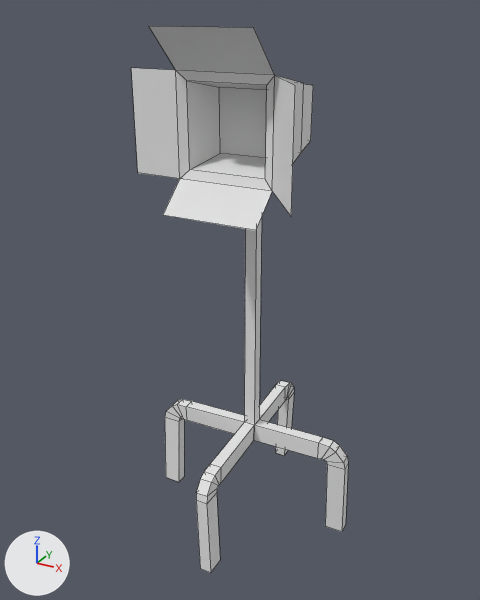
The Blender file Assets/Models/Objects/Zaima_lighting.blend as it was, and as the next commit left it.
Before and after are seen from a 50 mm camera at (3.62, -6.81, 6.65) aimed at (-0.13, 0.02, 3.24). Lighting does not change. The marker at lower left points along +X, +Y and +Z. Mesh edges are drawn as thin lines.
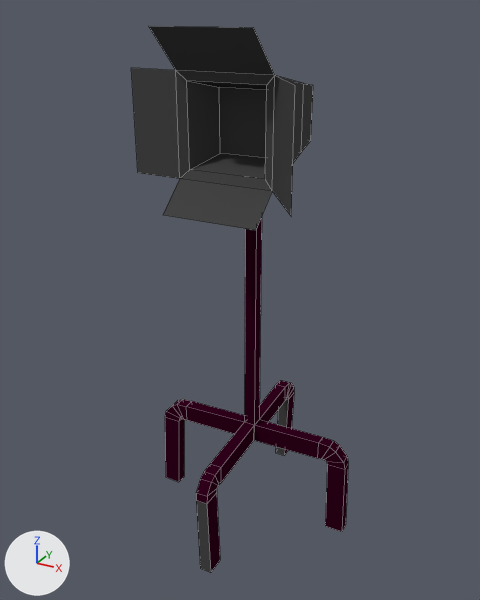
Patch to the scene script:
```diff
--- a/Assets/Models/Objects/Zaima_lighting.blend.py
+++ b/Assets/Models/Objects/Zaima_lighting.blend.py
@@ mat_lightstandleg @@
+mat_lightstandleg = diffuse_material('lightstandleg')
+mat_lightstandleg.base_color = (0.0311, 0.0, 0.0115)  # dark purple #31001c
@@ mat_lightinghead @@
+mat_lightinghead = diffuse_material('lightinghead')
+mat_lightinghead.base_color = (0.0637, 0.0637, 0.0637)  # dark grey #474747
@@ me_cube @@
 me_cube.from_pydata(...)  # 160 vertices, 140 faces; spans x -2.4..2.4, y -2.34..2.66, z -9.34..1.76
 # used by ob_cube; location = (0.0, 0.0, 5.46); scale = (0.583, 0.583, 0.583)
+# me_cube part 1: all 29 faces centred in x -1.51..1.49, y -1.65..1.72, z -1.28..1.38 switch from mat_material (white #e7e7e7) to mat_lightinghead (dark grey #474747)
+# me_cube part 2: all 2 faces centred in x -0.15..-0.11, y 2.21..2.24, z -8.41..-7.44 switch from mat_material (white #e7e7e7) to mat_lightinghead (dark grey #474747)
+# me_cube part 3: the 1 face centred in x 0.17, y -2.32, z -8.41 switches from mat_material (white #e7e7e7) to mat_lightinghead (dark grey #474747)
+# me_cube part 4: 102 of the faces centred in x -2.39..2.39, y -2.29..2.65, z -9.34..-3.88 switch from mat_material (white #e7e7e7) to mat_lightstandleg (dark purple #31001c)
```

Pixel boxes [x1, y1, x2, y2] of what changed, in the pictures (480 x 600 px):
part 1 of me_cube, recoloured
    both: [131, 26, 313, 230]
part 2 of me_cube, recoloured
    both: [275, 398, 288, 455]
part 3 of me_cube, recoloured
    both: [196, 501, 211, 573]
part 4 of me_cube, recoloured
    both: [165, 217, 348, 572]
